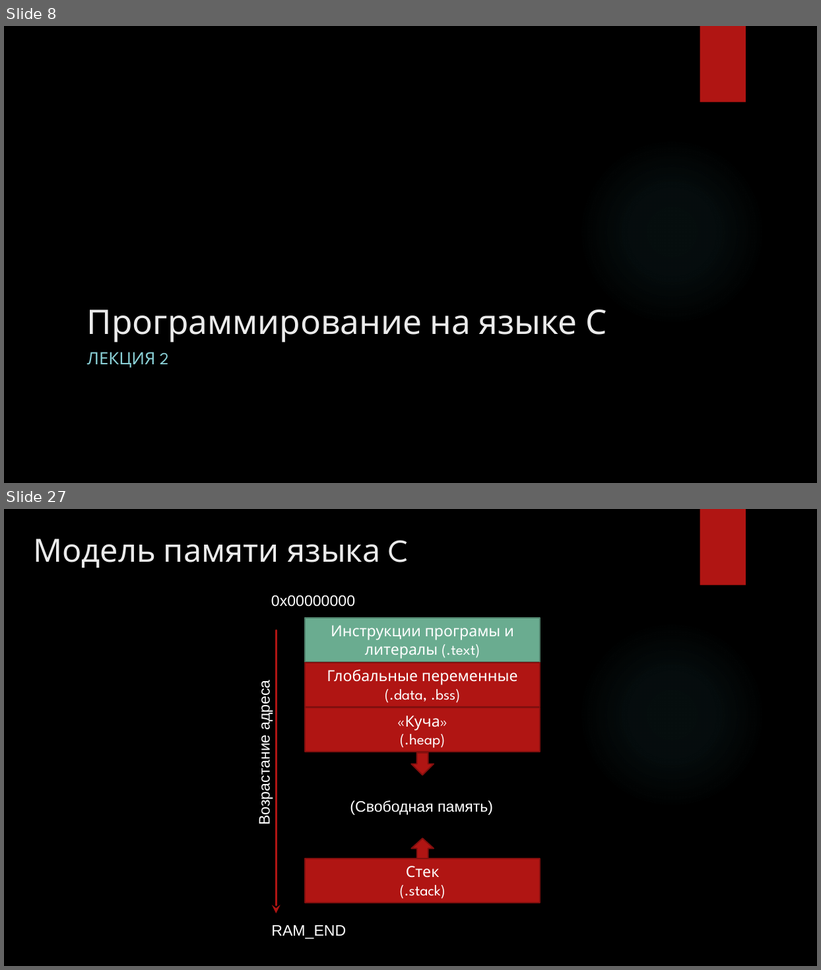
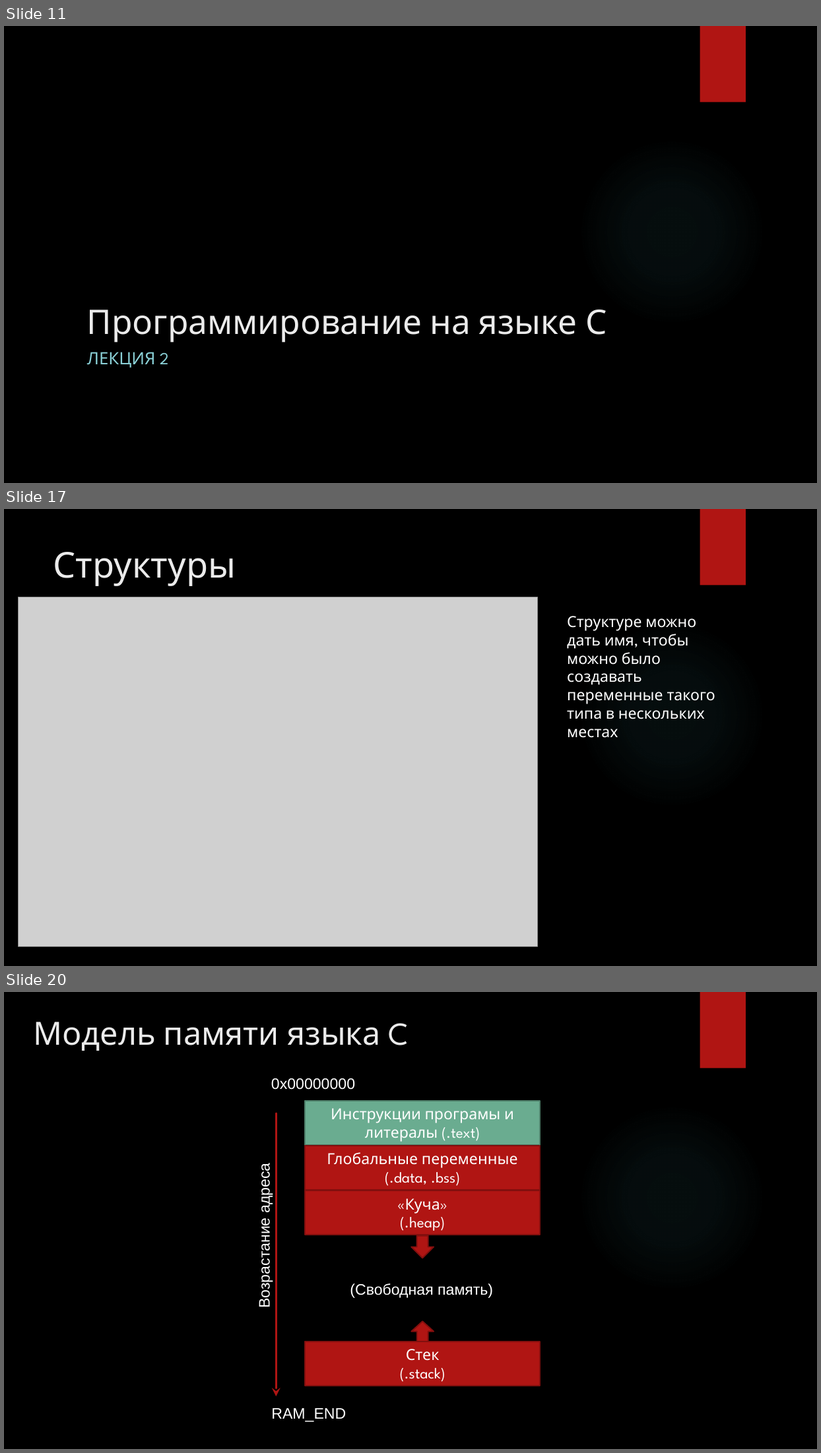
Before and after one commit to cansat-rsce/Organisation, a slide deck: лекции/Лекция2. Программирование на языке С (продолжение).pptx. Shown one above the other, each under a label of ours: slides 8 and 27 before the commit, slides 11, 17 and 20 after it; the slides between them are not shown. The pictures are 821x970 and 821x1453 pixels, drawn with LibreOffice and Linux fonts; fonts in the diff are those of the drawing; grey boxes stand for pictures; background and template pictures are left out. Boxes give left, top, right and bottom in pixels: in the first picture for what was removed or moved away, otherwise in the second. Text is boxed around its words. In the diff, an @@ line names an element or a change of style, - is before the commit and + after.

```diff
--- a/лекции/Лекция2. Программирование на языке С (продолжение).pptx
+++ b/лекции/Лекция2. Программирование на языке С (продолжение).pptx
@@ slide 17 added at [4, 509, 817, 966], background picture (left out); not listed: 2 template elements that a slide beside it also shows @@
@@ title added at [54, 552, 236, 586], 42 pt, text #EBEBEB @@
+Структуры
@@ picture added at [18, 597, 538, 947] @@
@@ text added at [567, 616, 715, 738], 18 pt, text #FFFFFF @@
+Структуре можно дать имя, чтобы можно было создавать переменные такого типа в нескольких местах
@@ what was slide 8 is now slide 11 @@
@@ what was slide 27 is now slide 20 @@
```
Also in this commit, not shown: 7 slides changed, 12 other slides added, 20 slides removed, 2 other files.
